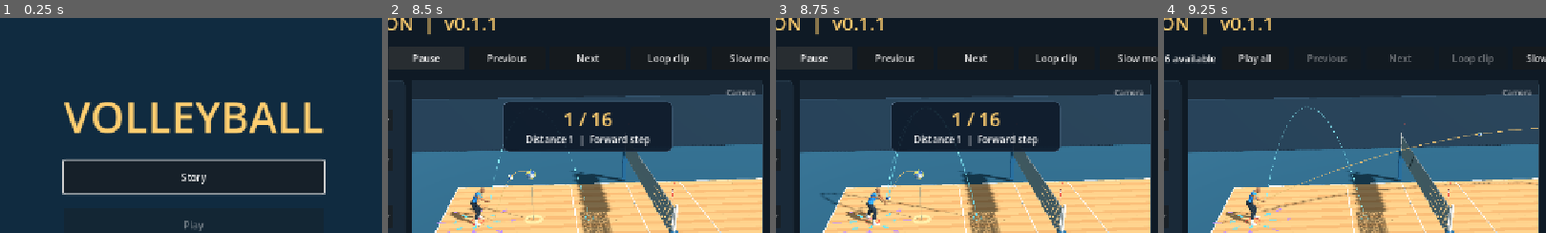
Above: before the commit, frames 1-4 (left to right).
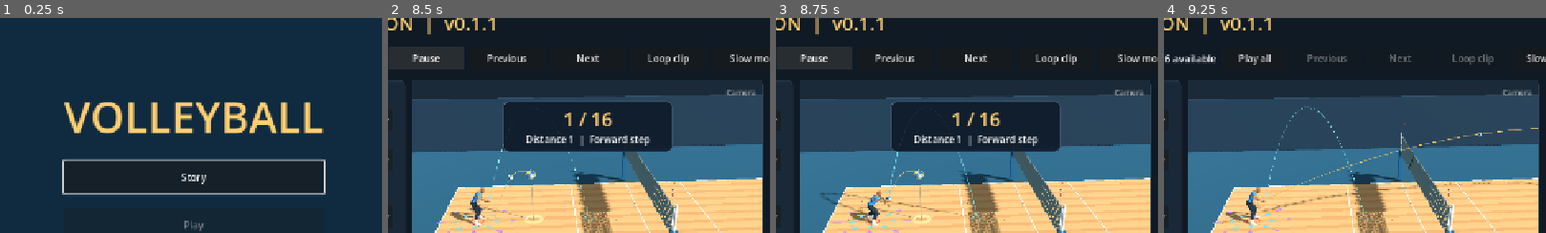
Above: after the commit, the same moments.

Repository: foreandr/volleyball
Game: Godot game, scene res://scenes/main.tscn
The game is run twice, just before and just after one commit, with the same random seed, the same clock (stepped at 60 frames per second) and the same inputs.
Inputs:
- Up to frame 1 (0.25 s): no input
- Up to frame 2 (8.5 s): click "Story" at 0.5 s; click "Back" at 1.25 s; click "Story" at 2 s; click "New" at 2.75 s; click "Back" at 3.5 s; click "New" at 4.25 s; click "Save" at 5 s; click "Back" at 5.75 s; click "Continue" at 6.5 s; click "Forearm reception" at 7.25 s; click "Play all" at 8 s
- Up to frame 3 (8.75 s): no input
- Up to frame 4 (9.25 s): click "Stop" at 8.75 s
The pictures show only the part of the screen within x 25-75%, y 5-55%; the shares and areas given below are measured in that part.

Frames 1-2 are identical in both runs. In frame 3, 0.5% of the frame differs, in the area x 18-50%, y 62-97%; in frame 4, nothing differs.

Commit message:
Improve forearm reception and simulate body digs

Diff:
--- a/scripts/animation_ball_preview.gd
+++ b/scripts/animation_ball_preview.gd
@@ -40,7 +40,7 @@
 var practice_mode := false
 var review_feed := {}
 var practice_floor_time := 0.0
-enum Grade { WAITING, PERFECT, EARLY, LATE, MISS }
+enum Grade { WAITING, PERFECT, EARLY, LATE, MISS, BODY_DIG }
 const GREEN_START := 0.075
 const GREEN_END := 0.25
 const APPROACH_WINDOW := 0.38
@@ -50,6 +50,7 @@
 var practice_in_reach := false
 var practice_early_attempt := false
 var practice_reach_center := Vector3.INF
+var practice_forearms: Array[Vector3] = []
 var aim_point := Vector3.ZERO
 var net_audio: AudioStreamPlayer
 var net_contact_count := 0
@@ -206,6 +207,7 @@
 
 func recalculate() -> void:
 	practice_reach_center = Vector3.INF
+	practice_forearms.clear()
 	practice_grade = Grade.WAITING
 	practice_in_reach = false
 	practice_early_attempt = false
@@ -270,9 +272,9 @@
 func practice_platform_center() -> Vector3:
 	return practice_reach_center if practice_reach_center.is_finite() else platform(contact_time).ball
 
-func practice_intercept() -> Dictionary:
+func practice_intercept(height := -1.0) -> Dictionary:
 	if not incoming_net.is_empty(): return {}
-	var height: float = platform(contact_time).ball.y
+	if height < 0.0: height = platform(contact_time).ball.y
 	if feed_info.start.y <= height: return {}
 	var first := -feed_duration
 	var last := practice_floor_time
@@ -283,6 +285,14 @@
 		else:
 			last = time
 	return {"point":practice_position(last),"time":contact_time+last}
+
+func practice_shoulder_intercept() -> Dictionary:
+	var rig: Skeleton3D = actor.skeleton
+	var cache := {}
+	var left := pose(rig.find_bone("upperarm_l"),contact_time,cache).origin
+	var right := pose(rig.find_bone("upperarm_r"),contact_time,cache).origin
+	var shoulders := rig.global_transform*((left+right)*0.5)
+	return practice_intercept(shoulders.y+0.04)
 
 func practice_step_offset(time: float) -> Vector3:
 	if practice_grade != Grade.WAITING or not incoming_net.is_empty(): return Vector3.ZERO
@@ -310,7 +320,13 @@
 	for side in ["l","r"]:
 		elbows.append(rig.global_transform*rig.get_bone_global_pose(rig.find_bone("lowerarm_"+side)).origin)
 		wrists.append(rig.global_transform*rig.get_bone_global_pose(rig.find_bone("hand_"+side)).origin)
-	practice_reach_center = Contact.surface(elbows,wrists,0.032*rig.global_basis.get_scale().y).ball
+	var surface := Contact.surface(elbows,wrists,0.032*rig.global_basis.get_scale().y)
+	practice_reach_center = surface.ball
+	var clearance: Vector3 = surface.ball-surface.surface
+	practice_forearms.assign([
+		(elbows[0]+elbows[1])*0.5+clearance,
+		(wrists[0]+wrists[1])*0.5+clearance,
+	])
 
 func practice_approach(time: float) -> float:
 	if not incoming_net.is_empty(): return -1.0
@@ -344,7 +360,11 @@
 	var previous := practice_position(first)
 	var current := practice_position(last)
 	var touch := Geometry3D.get_closest_point_to_segment(platform_center,previous,current)
-	if touch.distance_to(platform_center)>RECEIVE_RADIUS: return false
+	if touch.distance_to(platform_center)>RECEIVE_RADIUS:
+		if not practice_reach_center.is_finite() or practice_forearms.size()!=2: return false
+		var points := Geometry3D.get_closest_points_between_segments(previous,current,practice_forearms[0],practice_forearms[1])
+		if points[0].distance_to(points[1])>0.19: return false
+		touch = points[0]
 	practice_in_reach = true
 	if receive_elapsed <= 0.0: return false
 	var timing_error := practice_timing_error(receive_elapsed)
@@ -357,6 +377,70 @@
 	var velocity := practice_pass_velocity(touch,timing_error)
 	recovery = {"time":last,"point":touch,"velocity":velocity,"spread":practice_spread(timing_error),"end_time":last+Flight.landing_time(touch,velocity)}
 	recovery_net = Net.first_hit(func(t): return touch+velocity*(t-last)+Vector3.DOWN*4.905*pow(t-last,2),last,recovery.end_time)
+	update_guide()
+	return true
+
+func try_body_dig(previous_time: float, time: float) -> bool:
+	if not recovery.is_empty() or not incoming_net.is_empty(): return false
+	var first := maxf(previous_time-contact_time,-feed_duration)
+	var last := minf(time-contact_time,practice_floor_time)
+	if last <= first: return false
+	var from := practice_position(first)
+	var to := practice_position(last)
+	var flight := to-from
+	if flight.length_squared()<0.000001: return false
+	var rig: Skeleton3D = actor.skeleton
+	var points := {}
+	for name_ in ["Head","neck_01","spine_03","pelvis","upperarm_l","upperarm_r","lowerarm_l","lowerarm_r","hand_l","hand_r","thigh_l","thigh_r","calf_l","calf_r","foot_l","foot_r"]:
+		var bone := rig.find_bone(name_)
+		if bone >= 0: points[name_] = rig.global_transform*rig.get_bone_global_pose(bone).origin
+	var capsules := [
+		["Head","neck_01",0.12],["spine_03","pelvis",0.18],
+		["upperarm_l","upperarm_r",0.09],
+		["upperarm_l","lowerarm_l",0.065],["upperarm_r","lowerarm_r",0.065],
+		["lowerarm_l","hand_l",0.045],["lowerarm_r","hand_r",0.045],
+		["thigh_l","calf_l",0.085],["thigh_r","calf_r",0.085],
+		["calf_l","foot_l",0.060],["calf_r","foot_r",0.060],
+	]
+	var best := INF
+	var contact := Vector3.ZERO
+	var normal := Vector3.ZERO
+	var body_part := ""
+	for capsule in capsules:
+		if not points.has(capsule[0]) or not points.has(capsule[1]): continue
+		var start: Vector3 = points[capsule[0]]
+		var end: Vector3 = points[capsule[1]]
+		var clearance := RADIUS+float(capsule[2])
+		var nearest := Geometry3D.get_closest_points_between_segments(from,to,start,end)
+		if nearest[0].distance_to(nearest[1])>clearance: continue
+		var entry := 0.0
+		var inside := clampf((nearest[0]-from).dot(flight)/flight.length_squared(),0.0,1.0)
+		if from.distance_to(Geometry3D.get_closest_point_to_segment(from,start,end))>clearance:
+			for sample in range(8):
+				var middle := (entry+inside)*0.5
+				var candidate := from+flight*middle
+				if candidate.distance_to(Geometry3D.get_closest_point_to_segment(candidate,start,end))>clearance:
+					entry = middle
+				else:
+					inside = middle
+		else:
+			inside = 0.0
+		if inside>=best: continue
+		var hit := from+flight*inside
+		var difference := hit-Geometry3D.get_closest_point_to_segment(hit,start,end)
+		var axis := difference.normalized() if difference.length_squared()>0.0001 else -flight.normalized()
+		if flight.dot(axis)>=0.0: continue
+		best = inside
+		contact = hit
+		normal = axis
+		body_part = capsule[0]
+	if not is_finite(best): return false
+	var elapsed := lerpf(first,last,best)
+	var velocity: Vector3 = incoming+feed_info.acceleration*elapsed
+	var bounce := Contact.rebound(velocity,Vector3.ZERO,normal,0.35)
+	practice_grade = Grade.BODY_DIG
+	recovery = {"time":elapsed,"point":contact,"velocity":bounce,"body_touch":true,"body_part":body_part,"end_time":elapsed+Flight.landing_time(contact,bounce)}
+	recovery_net = Net.first_hit(func(t): return contact+bounce*(t-elapsed)+Vector3.DOWN*4.905*pow(t-elapsed,2),elapsed,recovery.end_time)
 	update_guide()
 	return true
 
--- a/scripts/preview_player_control.gd
+++ b/scripts/preview_player_control.gd
@@ -17,6 +17,7 @@
 var receive_exit_elapsed := 0.0
 var reach_step := Vector3.ZERO
 var reach_progress := 0.0
+var high_adjustment := Vector3.ZERO
 var reach_travel := Vector3.ZERO
 var reach_lead := "l"
 var reach_tier := 1
@@ -261,6 +262,7 @@
 	reach_tier = 1
 	reach_travel = Vector3.ZERO
 	reach_progress = 0.0
+	high_adjustment = Vector3.ZERO
 	if reception_drill_active(): page.ball_preview.practice_reach_center = Vector3.INF
 
 func step_into_receive(delta: float, review_offset: Vector3) -> void:
@@ -268,6 +270,13 @@
 	var ball = page.ball_preview
 	if reach_step.is_zero_approx() and reach_height == 0.0:
 		var offset: Vector3 = review_offset if review_offset.is_finite() else ball.practice_step_offset(page.preview_clock)
+		if not review_offset.is_finite() and active:
+			var high: Dictionary = ball.practice_shoulder_intercept()
+			if not high.is_empty() and absf(float(high.time)-page.preview_clock-0.09)<0.15:
+				var center: Vector3 = ball.practice_platform_center()
+				var up_close: Vector3 = high.point-center
+				if up_close.y>=0.29 and up_close.y<=0.62 and Vector2(up_close.x,up_close.z).length()<0.58:
+					offset = up_close
 		if offset.is_zero_approx(): return
 		var tier: int = ball.practice_reach_tier(offset)
 		if tier == 3: return
@@ -281,15 +290,24 @@
 		reach_back = forward_offset < -absf(side_offset)*0.65
 		reach_height = offset.y if tier == 2 else 0.0
 		reach_side_lunge = tier == 2 and reach_height < 0.20 and absf(local.x) > absf(local.z)*1.4
-		reach_forward_lunge = tier == 2 and reach_height < 0.20 and local.z > absf(local.x)*1.4
+		reach_forward_lunge = reach_height < 0.20 and local.z > absf(local.x)*1.4
 		var horizontal := Vector3(offset.x,0.0,offset.z)
 		var step_limit := 0.68 if reach_side_lunge else (0.75 if tier == 2 else 0.46)
-		reach_step = horizontal.limit_length(step_limit)*0.78
+		var stride := 1.0 if reach_back and tier == 2 else 0.78
+		reach_step = horizontal.limit_length(step_limit)*stride
 		reach_lead = "l" if local.x >= 0.0 else "r"
 	var before := smoothstep(0.0,1.0,reach_progress)
 	reach_progress = minf(1.0,reach_progress+delta/(0.19 if reach_tier == 2 else 0.15))
 	var amount := smoothstep(0.0,1.0,reach_progress)
 	var next := actor.position+reach_step*(amount-before)
+	if reach_tier == 2 and reach_height >= 0.29 and ball.recovery.is_empty() and ball.practice_reach_center.is_finite():
+		var intercept: Dictionary = ball.practice_intercept(ball.practice_reach_center.y)
+		if not intercept.is_empty() and float(intercept.time)>=page.preview_clock-delta:
+			var correction: Vector3 = intercept.point-ball.practice_reach_center
+			correction.y = 0.0
+			var adjusted := (high_adjustment+correction.limit_length(delta*1.9)).limit_length(0.28)
+			next += adjusted-high_adjustment
+			high_adjustment = adjusted
 	var previous := actor.position
 	actor.position.x = clampf(next.x,-4.0,4.0)
 	actor.position.z = clampf(next.z,-4.5,2.5)
@@ -323,14 +341,20 @@
 		author.rotate_world(pose,"spine_02",Vector3.UP,side_lean*0.08*weight)
 		author.rotate_world(pose,"spine_03",Vector3.UP,side_lean*0.19*weight)
 	author.rotate_world(pose,"spine_02",Vector3.RIGHT,-back*0.14*weight)
-	author.rotate_world(pose,"spine_03",Vector3.UP,shoulder_side*back*0.31*weight)
+	author.rotate_world(pose,"spine_03",Vector3.UP,shoulder_side*back*(0.18 if reach_tier == 2 else 0.31)*weight)
 	var deep := reach_tier == 2 and reach_height < 0.20
 	var high := reach_tier == 2 and not deep
 	var pelvis := rig.find_bone("pelvis")
 	var hips: Transform3D = pose[pelvis]
-	if high:
-		author.rotate_world(pose,"spine_03",Vector3.UP,shoulder_side*0.25*weight)
-		author.rotate_world(pose,"spine_03",Vector3.RIGHT,-0.16*weight)
+	if high or (reach_back and reach_tier == 2):
+		# Clear the incoming path by turning the ribcage, leaving the joined platform out in front.
+		var turn := (shoulder_side*0.50 if high else side_lean*0.12)*weight
+		author.rotate_world(pose,"spine_02",Vector3.UP,turn*0.55)
+		author.rotate_world(pose,"spine_03",Vector3.UP,turn*0.45)
+		if high:
+			author.rotate_world(pose,"spine_02",Vector3.RIGHT,-0.19*weight)
+			author.rotate_world(pose,"spine_02",Vector3.BACK,shoulder_side*0.15*weight)
+			author.rotate_world(pose,"spine_03",Vector3.BACK,-shoulder_side*0.07*weight)
 	if deep:
 		author.rotate_world(pose,"spine_02",Vector3.BACK,-side_lean*0.12*weight)
 		author.rotate_world(pose,"spine_02",Vector3.RIGHT,0.14*weight)
@@ -348,6 +372,10 @@
 			var hip_height := sqrt(maxf(0.0,extension*extension-horizontal*horizontal))
 			drop = clampf(ground_offset.y-hip_height,0.0,0.43*weight)
 		pose[pelvis].origin -= author.world_pose(pose,parent).basis.inverse()*Vector3.UP*drop
+	if reach_forward_lunge and reach_tier == 1:
+		var parent := rig.get_bone_parent(pelvis)
+		pose[pelvis].origin -= author.world_pose(pose,parent).basis.inverse()*Vector3.UP*0.11*weight
+		author.rotate_world(pose,"spine_02",Vector3.RIGHT,0.12*weight)
 	var leg_pose := pose.duplicate()
 	leg_pose[pelvis] = hips
 	for side in ["l","r"]:
@@ -358,7 +386,7 @@
 			var extension := 0.98 if reach_side_lunge or reach_forward_lunge else (1.18 if deep else 1.32)
 			target += step/scale_*weight*extension+Vector3.UP*sin(PI*reach_progress)*0.08
 			if reach_side_lunge: target.z += 0.28*weight
-			if reach_forward_lunge: target.z += 0.12*weight
+			if reach_forward_lunge: target.z += (0.12 if reach_tier == 2 else 0.07)*weight
 		var pole: Vector3 = author.point(leg_pose,"calf_"+side)-author.point(leg_pose,"thigh_"+side)
 		if reach_side_lunge and side == reach_lead:
 			# Load the knee over the lead foot as the other leg extends.
@@ -367,22 +395,23 @@
 			pole = pole.normalized().lerp(knee_over_foot.normalized(),weight)
 		author.limb(pose,"thigh_"+side,"calf_"+side,foot_name,target,pole)
 		author.set_world_basis(pose,foot_name,foot.basis)
-	if reach_tier == 2 or side_receive:
-		var extension := 0.17 if reach_forward_lunge else (0.10 if reach_side_lunge else (0.14 if reach_back or high else 0.05))
+	if reach_tier == 2 or side_receive or reach_forward_lunge or reach_back:
+		var extension := 0.17 if reach_forward_lunge else (0.10 if reach_side_lunge else 0.05)
+		if reach_back: extension = 0.22
 		var arms := Vector3(step.x,0.0,step.z).normalized()*extension*weight
 		if reach_forward_lunge: arms.y = 0.07*weight
-		if high: arms.y = clampf(reach_height/scale_,0.18,0.53)*weight
 		var center: Vector3 = (author.point(pose,"hand_l")+author.point(pose,"hand_r"))*0.5
-		if not reach_back and not high:
+		if high:
+			var shoulder_height: float = (author.point(pose,"upperarm_l").y+author.point(pose,"upperarm_r").y)*0.5
+			arms.y = maxf(0.0,shoulder_height-center.y-0.02)*weight
+			var intercept: Dictionary = page.ball_preview.practice_shoulder_intercept()
+			if not intercept.is_empty():
+				var ball_point: Vector3 = rig.global_transform.affine_inverse()*intercept.point
+				var wrist_target := ball_point+Vector3(0.0,-0.13,0.13)
+				arms = arms.lerp(wrist_target-center,weight*0.85)
+		elif not reach_back:
 			arms.x -= side_lean*0.05*weight
-			PlatformPose.connect_arms(pose,author,center+arms,smoothstep(0.0,0.82,weight))
-		else:
-			for side in ["l","r"]:
-				var hand_name: String = "hand_"+side
-				var hand: Transform3D = author.world_pose(pose,rig.find_bone(hand_name))
-				var pole: Vector3 = author.point(pose,"lowerarm_"+side)-author.point(pose,"upperarm_"+side)
-				author.limb(pose,"upperarm_"+side,"lowerarm_"+side,hand_name,hand.origin+arms,pole)
-				author.set_world_basis(pose,hand_name,hand.basis)
+		PlatformPose.connect_arms(pose,author,center+arms,smoothstep(0.0,0.82,weight))
 	rig.set_bone_pose_position(pelvis,pose[pelvis].origin)
 	for bone in rig.get_bone_count():
 		rig.set_bone_pose_rotation(bone,pose[bone].basis.get_rotation_quaternion())
--- a/scripts/reception_review.gd
+++ b/scripts/reception_review.gd
@@ -14,7 +14,7 @@
 	[2,"Forward-right reach",Vector3(-0.59,0,0.59),Vector3(0,-5,-3)],
 	[2,"Right lunge",Vector3(-0.85,0,0),Vector3(0,-7,-3)],
 	[2,"Back-right reach",Vector3(-0.54,0,-0.52),Vector3(0,-7,-2)],
-	[2,"Back reach",Vector3(0,0,-0.78),Vector3(0,-5,-2)],
+	[2,"Back reach",Vector3(0,0,-0.70),Vector3(0,-5,-3)],
 	[2,"Back-left reach",Vector3(0.54,0,-0.52),Vector3(0,-7,-2)],
 	[2,"Left lunge",Vector3(0.85,0,0),Vector3(0,-7,-3)],
 	[2,"Forward-left reach",Vector3(0.59,0,0.59),Vector3(0,-5,-3)],
--- a/scripts/reception_timing_meter.gd
+++ b/scripts/reception_timing_meter.gd
@@ -44,7 +44,7 @@
 	else:
 		fill = 1.0
 		result_time = maxf(0.0,result_time-delta)
-		visible = result_time > 0.0 and (shown_this_serve or grade == Timing.Grade.PERFECT)
+		visible = result_time > 0.0 and (shown_this_serve or grade in [Timing.Grade.PERFECT,Timing.Grade.BODY_DIG])
 	flash = maxf(0.0,flash-delta*2.5)
 	if visible: queue_redraw()
 
@@ -79,6 +79,7 @@
 		Timing.Grade.EARLY: heading = "TOO EARLY"
 		Timing.Grade.LATE: heading = "TOO LATE"
 		Timing.Grade.MISS: heading = "OUT OF REACH"
+		Timing.Grade.BODY_DIG: heading = "BODY DIG"
 	if grade in [Timing.Grade.EARLY,Timing.Grade.LATE,Timing.Grade.MISS]: accent = AMBER
 	var font := ThemeDB.fallback_font
 	var font_size := 26 if grade == Timing.Grade.PERFECT else 19
--- a/scripts/story_animations.gd
+++ b/scripts/story_animations.gd
@@ -29,6 +29,7 @@
 var preview_clock := 0.0
 var build_label := ""
 var cpu_receive_clock := -INF
+var cpu_high_offset := Vector3.INF
 var cpu_start := Vector3.INF
 var middle_arrow := Vector2i(-1,1)
 var middle_press := Vector2.ZERO
@@ -381,6 +382,8 @@
 			if ball_preview.crossed(preview_clock,floor_time): ball_preview.finish_practice_serve()
 		else:
 			step_cpu_receive(previous,delta)
+		if preview_clock >= previous and ball_preview.try_body_dig(previous,preview_clock):
+			drill_status.text = "Body dig  |  Deflected off the player"
 		var approach: float = ball_preview.practice_approach(preview_clock) if in_control and ball_preview.practice_grade == BallPreview.Grade.WAITING else -1.0
 		timing_meter.update_timing(in_control,approach,player_controls.receive_elapsed>0.0,ball_preview.practice_grade,delta)
 		ball_preview.update_practice_cone(timing_meter.visible,player_controls.receive_elapsed)
@@ -407,17 +410,25 @@
 		player_controls.reset_reach()
 	cpu_start = Vector3.INF
 	cpu_receive_clock = -INF
+	cpu_high_offset = Vector3.INF
 
 func step_cpu_receive(previous: float, delta: float) -> void:
 	if not is_finite(cpu_receive_clock):
-		var intercept: Dictionary = ball_preview.practice_intercept()
+		var arrows = preview_player.get_node("DirectionArrows")
+		var side_feed: bool = arrows.selected in [2,3,4,6,7,8]
+		var feed_settings: Dictionary = preview_player.get_meta("feed_settings",{})
+		var high_feed: bool = (side_feed or arrows.selected == 5) and float(feed_settings.get("source_height",0.0))>=4.6
+		var intercept: Dictionary = ball_preview.practice_shoulder_intercept() if high_feed else ball_preview.practice_intercept()
+		high_feed = high_feed and not intercept.is_empty()
 		if not intercept.is_empty() and float(intercept.time)-preview_clock > 0.24:
 			var center: Vector3 = ball_preview.platform(ball_preview.contact_time).ball
 			var travel: Vector3 = intercept.point-center
 			travel.y = 0.0
-			var arrows = preview_player.get_node("DirectionArrows")
-			var side_feed: bool = arrows.selected in [2,3,4,6,7,8]
-			if arrows.selected != 0 and (arrows.selected_distance == 2 or side_feed):
+			if high_feed:
+				var lateral: Vector3 = preview_player.global_basis.x.normalized()
+				var side_sign := -1.0 if arrows.selected in [2,3,4] else 1.0
+				travel += preview_player.global_basis.z.normalized()*0.10-lateral*side_sign*0.22
+			elif arrows.selected != 0 and (arrows.selected_distance == 2 or side_feed):
 				var start: Vector3 = cpu_start if cpu_start.is_finite() else preview_player.position
 				var arrow_heading: Vector3 = ball_preview.aim_point-start
 				arrow_heading.y = 0.0
@@ -428,13 +439,19 @@
 				travel -= arrow_heading*minf(1.8,gap/maxf(0.25,transverse))
 			if travel.length() > (0.14 if side_feed else 0.24):
 				if not cpu_start.is_finite(): cpu_start = preview_player.position
-				player_controls.move_cpu_toward(travel,delta)
+				player_controls.move_cpu_toward(travel,delta*(1.55 if high_feed else 1.0))
 				drill_status.text = "CPU lining up  |  F1 to take control"
 				return
+		if high_feed:
+			if float(intercept.time)-preview_clock > 0.20: return
+			var center: Vector3 = ball_preview.platform(ball_preview.contact_time).ball
+			var offset: Vector3 = intercept.point-center
+			var horizontal := Vector3(offset.x,0.0,offset.z).limit_length(0.46)
+			cpu_high_offset = horizontal+Vector3.UP*clampf(offset.y,0.33,0.59)
 		var approach: float = ball_preview.practice_approach(preview_clock)
 		var offset: Vector3 = ball_preview.practice_step_offset(preview_clock)
 		var can_reach: bool = not offset.is_zero_approx() and ball_preview.practice_reach_tier(offset) <= 2
-		if approach < 0.45 and not can_reach:
+		if not high_feed and approach < 0.45 and not can_reach:
 			preview_player.animator.play("custom_preview/clip",0)
 			preview_player.animator.seek(0.0,true)
 			preview_player.animator.pause()
@@ -448,7 +465,7 @@
 		after_touch = maxf(0.0,preview_clock-ball_preview.contact_time-float(ball_preview.recovery.time))
 	if elapsed <= 0.44 and after_touch < 0.18:
 		var windup := 0.14*(1.0-smoothstep(0.0,0.085,elapsed))
-		player_controls.play_receive_pose(delta,Vector3.INF,-windup+after_touch*1.4)
+		player_controls.play_receive_pose(delta,cpu_high_offset,-windup+after_touch*1.4)
 		if ball_preview.try_practice_pass(previous,preview_clock,0.16):
 			drill_status.text = "CPU pass  |  F1 to take control"
 	else:
